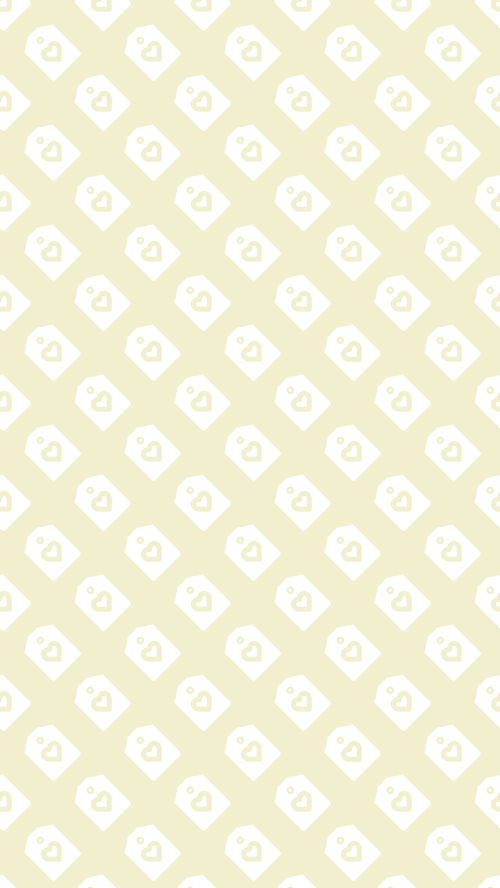
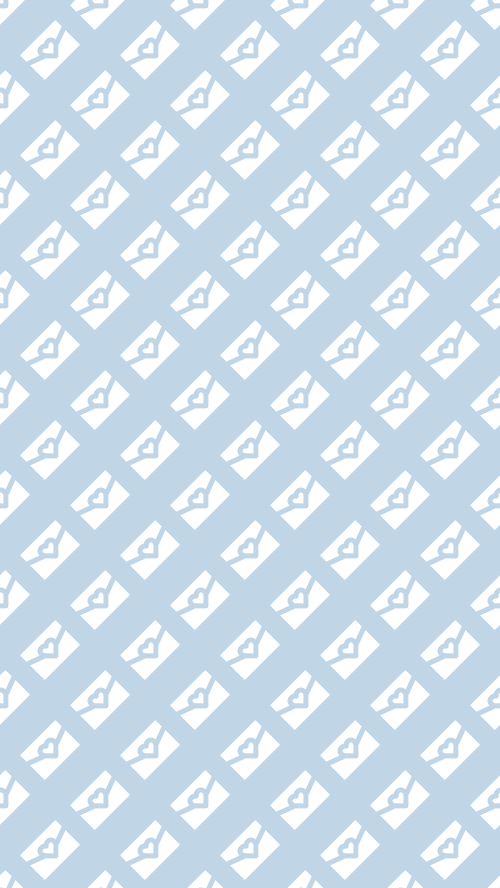
The second 500 × 888 image is a revision of the first. Changes to its layers:
hid "shopping" over (0, 0, 500, 888)
showed "messaging" over (0, 0, 500, 888)
